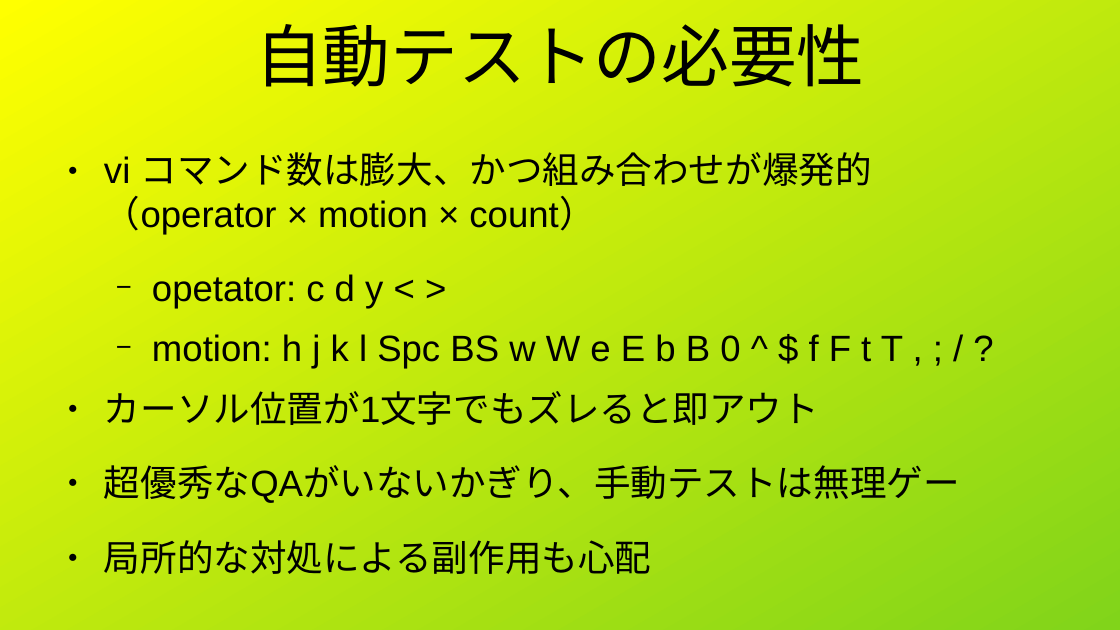
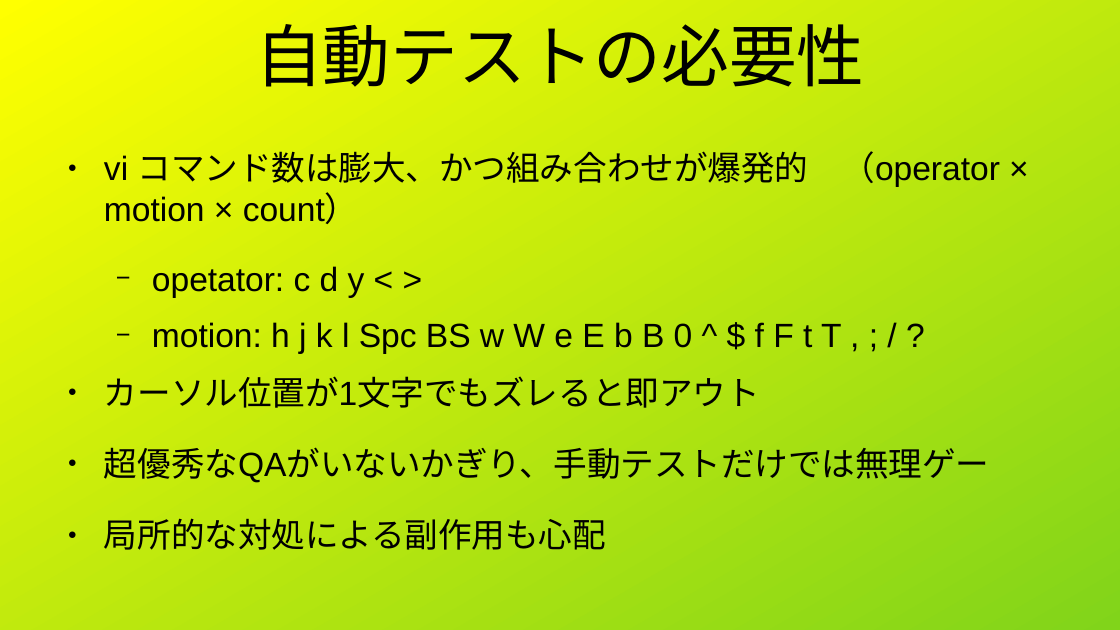
Before and after one commit to shigmas/viMarkdown, a slide deck: slide 6 of tech/ja/LT20260708/自動テスト.odp. Drawn at 1120x630 pixels with LibreOffice and Linux fonts; fonts in the diff are those of the drawing. Boxes give left, top, right and bottom in pixels: in the first picture for what was removed or moved away, otherwise in the second. Text is boxed around its words. In the diff, an @@ line names an element or a change of style, - is before the commit and + after.

```diff
--- a/tech/ja/LT20260708/自動テスト.odp
+++ b/tech/ja/LT20260708/自動テスト.odp
@@ text at (104, 151, 1000, 550): size 25.9 to 23.8 pt in "vi コマンド数は膨大、かつ組み合わせが爆発的 （operator × motion × count）", "opetator: c d y < >", "motion: h j k l Spc BS ...", "カーソル位置が1文字でもズレると即アウト" and 1 more places @@
@@ text at (104, 447, 990, 483): text changed; size 25.9 to 23.8 pt @@
-● 超優秀なQAがいないかぎり、手動テストは無理ゲー
+● 超優秀なQAがいないかぎり、手動テストだけでは無理ゲー
```
Also in this commit, not shown: 7 other slides changed, 7 other files.
